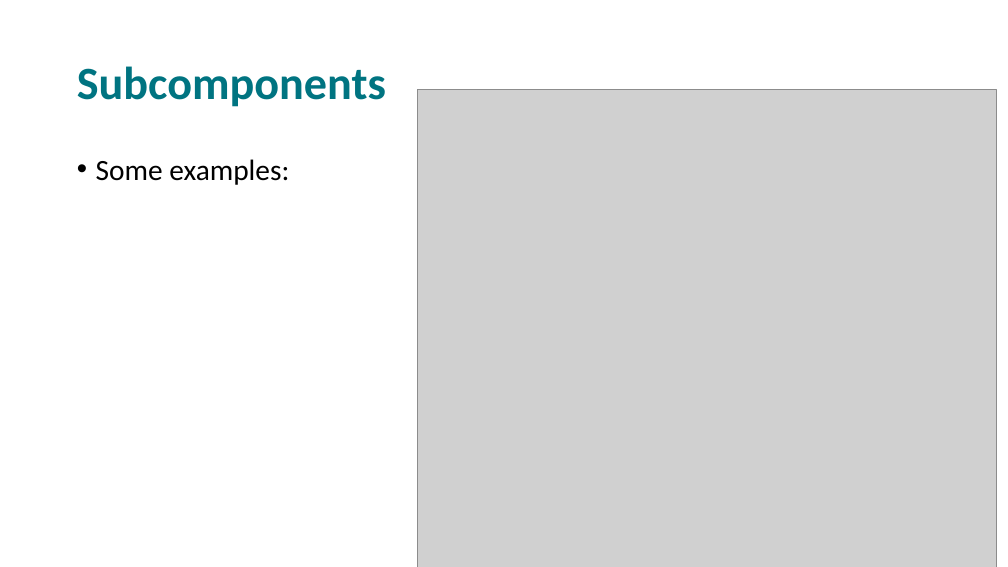
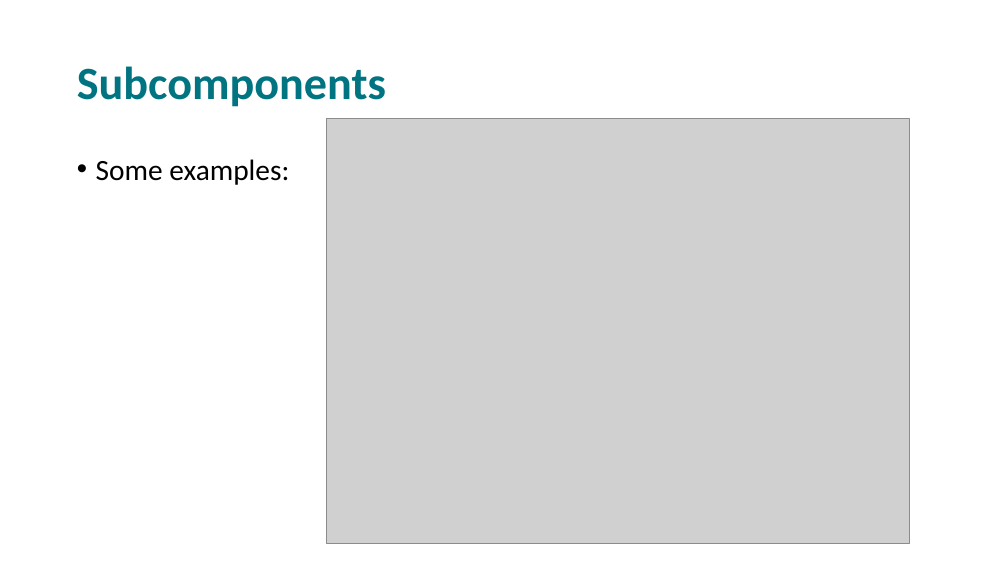
Before and after one commit to hegerty/Collaborations, a slide deck: slide 6 of WERI_Presentation_2025_Hegerty.pptx. Drawn at 1008x567 pixels with LibreOffice and Linux fonts; fonts in the diff are those of the drawing; grey boxes stand for pictures. Boxes give left, top, right and bottom in pixels: in the first picture for what was removed or moved away, otherwise in the second. Text is boxed around its words. In the diff, an @@ line names an element or a change of style, - is before the commit and + after.

```diff
--- a/WERI_Presentation_2025_Hegerty.pptx
+++ b/WERI_Presentation_2025_Hegerty.pptx
@@ picture: place and size @@
-picture at <box>417,90,997,567</box>
+picture at <box>327,118,910,544</box>
@@ text "Some examples:" at <box>96,159,289,185</box>: more space between paragraphs @@
```
Also in this commit, not shown: 17 other slides changed, 2 slides added, 2 slides removed.
